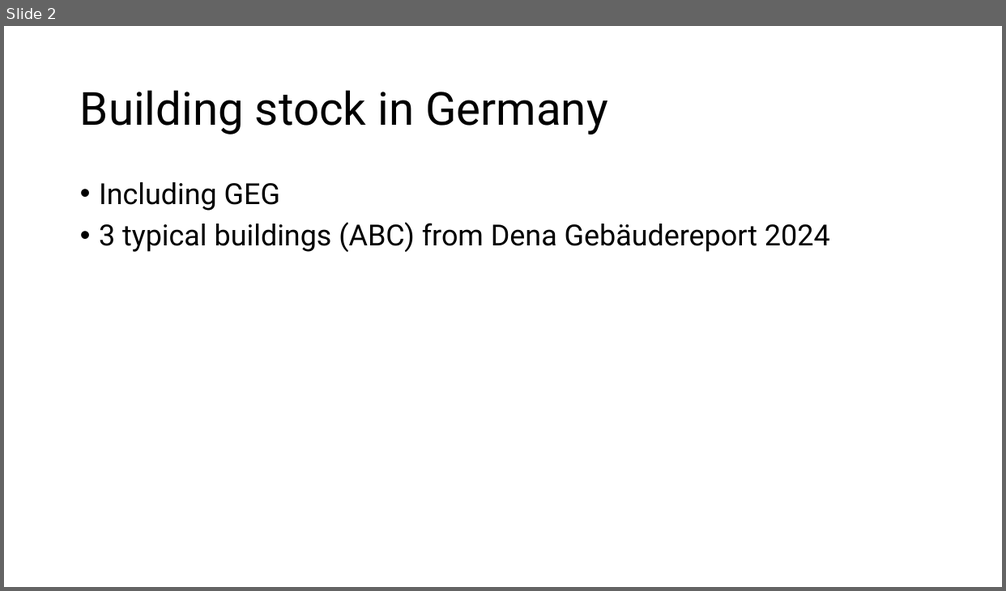
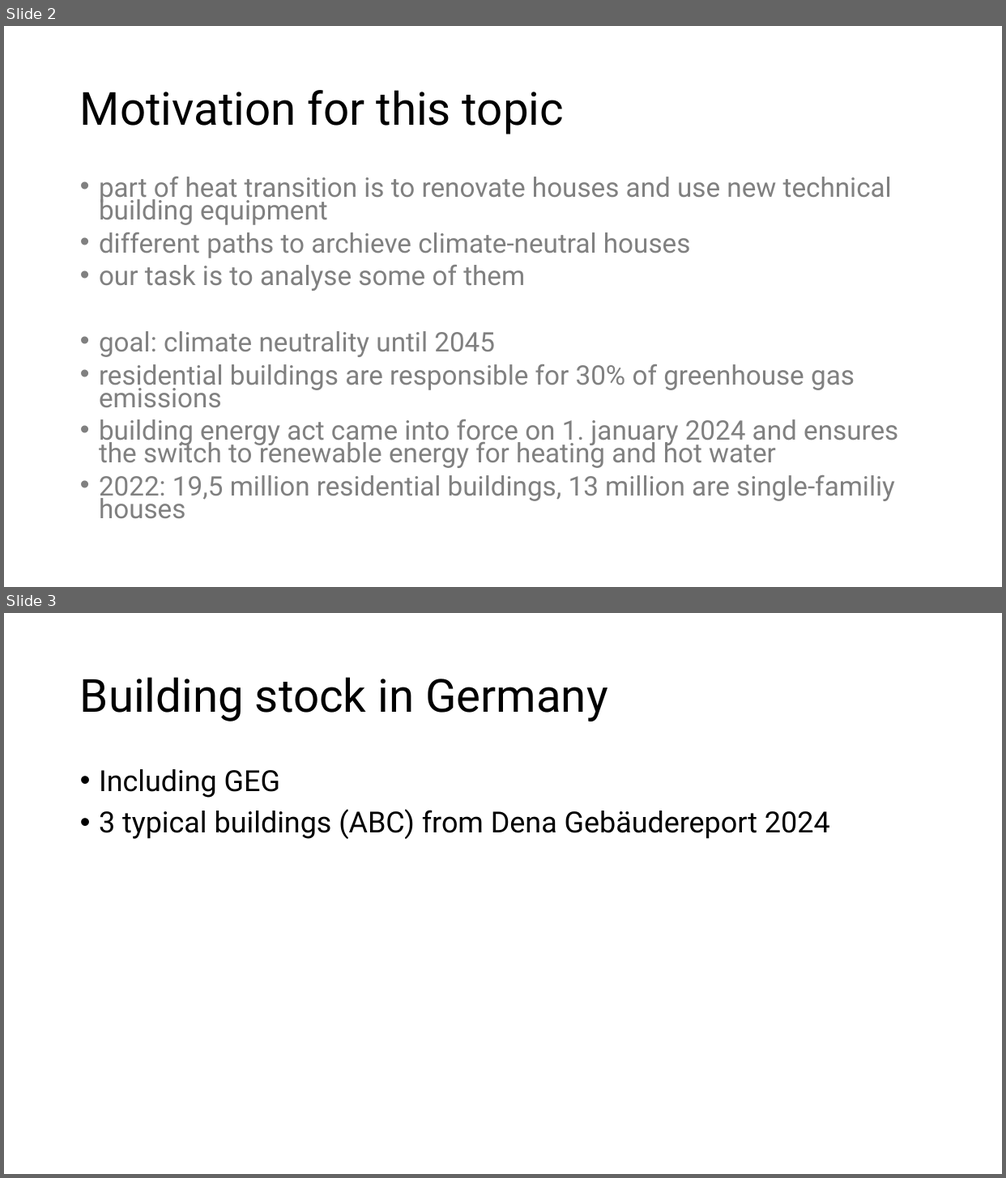
Before and after one commit to eyjomoin/Modeling-buildings-and-their-heating-systems, a slide deck: presentation/heat.pptx. Shown one above the other, each under a label of ours: slide 2 before the commit, slides 2 and 3 after it. The pictures are 1006x591 and 1006x1178 pixels, drawn with LibreOffice and Linux fonts; fonts in the diff are those of the drawing. Boxes give left, top, right and bottom in pixels: in the first picture for what was removed or moved away, otherwise in the second. Text is boxed around its words. In the diff, an @@ line names an element or a change of style, - is before the commit and + after.

```diff
--- a/presentation/heat.pptx
+++ b/presentation/heat.pptx
@@ slide 2 added at [4,26,1002,587], background #FFFFFF @@
@@ title added at [80,90,564,135], 44 pt, text #000000 @@
+Motivation for this topic
@@ text added at [99,177,898,518], 25.9 pt, text #808080 @@
+• part of heat transition is to renovate houses and use new technical building equipment
+• different paths to archieve climate-neutral houses
+• our task is to analyse some of them
+• goal: climate neutrality until 2045
+• residential buildings are responsible for 30% of greenhouse gas emissions
+• building energy act came into force on 1. january 2024 and ensures the switch to renewable energy for heating and hot water
+• 2022: 19,5 million residential buildings, 13 million are single-familiy houses
@@ what was slide 2 is now slide 3 @@
```
Also in this commit, not shown: 11 other slides added, 1 slide removed, 1 other file.
